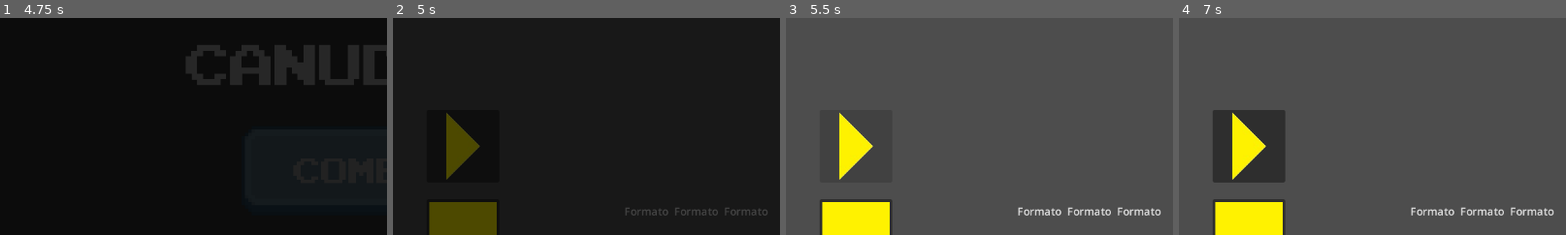
Above: before the commit, frames 1-4 (left to right).
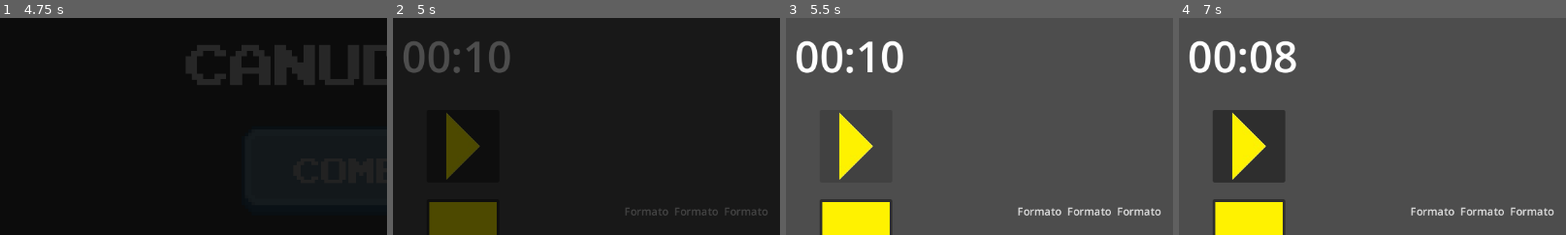
Above: after the commit, the same moments.

Repository: Estefano-Alfredo/Jogo-ASSARTE
Game: Godot game, scene res://Nos de Menu/menu.tscn
Same seed, same stepped clock (60 frames per second), same inputs: the game is played once before the commit and once after it.
Inputs (mouse positions are % of the whole screen's width and height, from its top left):
- Up to frame 1 (4.75 s): click "Comecar" at 0.5 s; click (50, 50) at 1.27 s; type "Alex" at 1.35 s; click "Comecar" at 2 s; click "Re latorio" at 2.75 s; click (98, 3) at 3.5 s; click "Confirmar" at 4.25 s
- Up to frame 2 (5 s): no input
- Up to frame 3 (5.5 s): click (9, 29) at 5 s
- Up to frame 4 (7 s): click (9, 50) at 5.75 s; click (9, 71) at 6.5 s
The pictures show only the part of the screen within x 0-50%, y 0-50%; the shares and areas given below are measured in that part.

Frame 1 is identical in both runs. In frame 2, 1.5% of the frame differs, in the area x 2-31%, y 10-26%; in frame 3, 1.7%; in frame 4, 2.0%.

Commit message:
Timer 1
- Feito timer funcional.
(Presisar ser implementar em jogo)

Diff:
--- a/bio-geometria/bio-geometria/Global.gd
+++ b/bio-geometria/bio-geometria/Global.gd
@@ -8,3 +8,5 @@
 
 var volume : float = 1.0
 var volume_temp : float = 1.0
+
+var total_seconds : int = 0
--- a/bio-geometria/bio-geometria/Nos de Nivel/Nivel 1/level_1.tscn
+++ b/bio-geometria/bio-geometria/Nos de Nivel/Nivel 1/level_1.tscn
@@ -6,6 +6,7 @@
 [ext_resource type="Texture2D" uid="uid://153sobfftdgc" path="res://Assets/Shapes/quadrado.png" id="3_x78qx"]
 [ext_resource type="Texture2D" uid="uid://hnak7rafjwog" path="res://Assets/Shapes/semicirculo.png" id="4_f57t2"]
 [ext_resource type="PackedScene" uid="uid://ceb1yq77ygyfb" path="res://Nos/transicao.tscn" id="6_f57t2"]
+[ext_resource type="PackedScene" uid="uid://dayfhtq76hld" path="res://Nos/contador.tscn" id="7_if47u"]
 
 [sub_resource type="StyleBoxEmpty" id="StyleBoxEmpty_ctcdo"]
 
@@ -95,6 +96,13 @@
 offset_right = 877.0
 offset_bottom = 606.0
 
+[node name="Contador" parent="." instance=ExtResource("7_if47u")]
+layout_mode = 0
+offset_left = 13.0
+offset_top = 12.0
+offset_right = 13.0
+offset_bottom = 12.0
+
 [node name="Transicao" parent="." instance=ExtResource("6_f57t2")]
 layout_mode = 1
 
--- /dev/null
+++ b/bio-geometria/bio-geometria/Nos/contador.tscn
@@ -0,0 +1,19 @@
+[gd_scene load_steps=2 format=3 uid="uid://dayfhtq76hld"]
+
+[ext_resource type="Script" uid="uid://5ffkyk3lyjf1" path="res://contador.gd" id="1_ew00x"]
+
+[node name="Contador" type="Control"]
+layout_mode = 3
+anchors_preset = 0
+script = ExtResource("1_ew00x")
+tempo = 10
+
+[node name="Numeros" type="Label" parent="."]
+layout_mode = 0
+offset_right = 40.0
+offset_bottom = 23.0
+theme_override_font_sizes/font_size = 64
+text = "00:00"
+
+[node name="Timer" type="Timer" parent="."]
+autostart = true
--- a/bio-geometria/bio-geometria/Nos/transicao.tscn
+++ b/bio-geometria/bio-geometria/Nos/transicao.tscn
@@ -17,6 +17,22 @@
 "values": [Color(0.004019165, 0.004019165, 0.004019165, 1)]
 }
 
+[sub_resource type="Animation" id="Animation_0a7ca"]
+resource_name = "fade_in"
+length = 0.5
+tracks/0/type = "value"
+tracks/0/imported = false
+tracks/0/enabled = true
+tracks/0/path = NodePath("Panel:theme_override_styles/panel:bg_color")
+tracks/0/interp = 1
+tracks/0/loop_wrap = true
+tracks/0/keys = {
+"times": PackedFloat32Array(0, 0.49),
+"transitions": PackedFloat32Array(1, 1),
+"update": 0,
+"values": [Color(0.003921569, 0.003921569, 0.003921569, 0), Color(0.004019165, 0.004019165, 0.004019165, 1)]
+}
+
 [sub_resource type="Animation" id="Animation_5aovv"]
 resource_name = "fade_out"
 length = 0.5
@@ -33,22 +49,6 @@
 "values": [Color(0.004019165, 0.004019165, 0.004019165, 1), Color(0.003921569, 0.003921569, 0.003921569, 0)]
 }
 
-[sub_resource type="Animation" id="Animation_0a7ca"]
-resource_name = "fade_in"
-length = 0.5
-tracks/0/type = "value"
-tracks/0/imported = false
-tracks/0/enabled = true
-tracks/0/path = NodePath("Panel:theme_override_styles/panel:bg_color")
-tracks/0/interp = 1
-tracks/0/loop_wrap = true
-tracks/0/keys = {
-"times": PackedFloat32Array(0, 0.49),
-"transitions": PackedFloat32Array(1, 1),
-"update": 0,
-"values": [Color(0.003921569, 0.003921569, 0.003921569, 0), Color(0.004019165, 0.004019165, 0.004019165, 1)]
-}
-
 [sub_resource type="AnimationLibrary" id="AnimationLibrary_n4jei"]
 _data = {
 &"RESET": SubResource("Animation_7kxxb"),
@@ -61,6 +61,7 @@
 anti_aliasing = false
 
 [node name="Transicao" type="Control"]
+visible = false
 layout_mode = 3
 anchors_preset = 15
 anchor_right = 1.0
--- /dev/null
+++ b/bio-geometria/bio-geometria/contador.gd
@@ -0,0 +1,27 @@
+extends Node
+
+@onready var timer_label: Label = $Numeros # Replace $Label with the actual path to your Label node
+@onready var count_up_timer: Timer = $Timer # Replace $Timer with the actual path to your Timer node
+
+@export var ligado := true
+@export var tempo : int
+
+func _ready():
+	# Connect the Timer's timeout signal to our update_timer_display function
+	@warning_ignore("integer_division")
+	var minutes = tempo / 60
+	var seconds = tempo % 60
+	timer_label.text = "%02d:%02d" % [minutes, seconds]
+	count_up_timer.timeout.connect(update_timer_display)
+	# If Autostart is false, you would call count_up_timer.start() here or elsewhere.
+
+func update_timer_display():
+	if (not ligado) or (tempo <= 0):
+		return
+	Global.total_seconds += 1
+	print(Global.total_seconds)
+	tempo -= 1
+	@warning_ignore("integer_division")
+	var minutes = tempo / 60
+	var seconds = tempo % 60
+	timer_label.text = "%02d:%02d" % [minutes, seconds]
--- a/bio-geometria/bio-geometria/transicao.gd
+++ b/bio-geometria/bio-geometria/transicao.gd
@@ -2,6 +2,7 @@
 @onready var animation_player: AnimationPlayer = $AnimationPlayer
 
 func _ready() -> void:
+	$".".visible = true
 	$".".mouse_behavior_recursive = Control.MOUSE_BEHAVIOR_ENABLED
 	animation_player.play("fade_out")
 	await animation_player.animation_finished
Not shown: 1 places in bio-geometria/bio-geometria/Nos de Nivel/Nivel 1/level_1.tscn that only renumber resources
Not shown, added: bio-geometria/bio-geometria/contador.gd.uid
